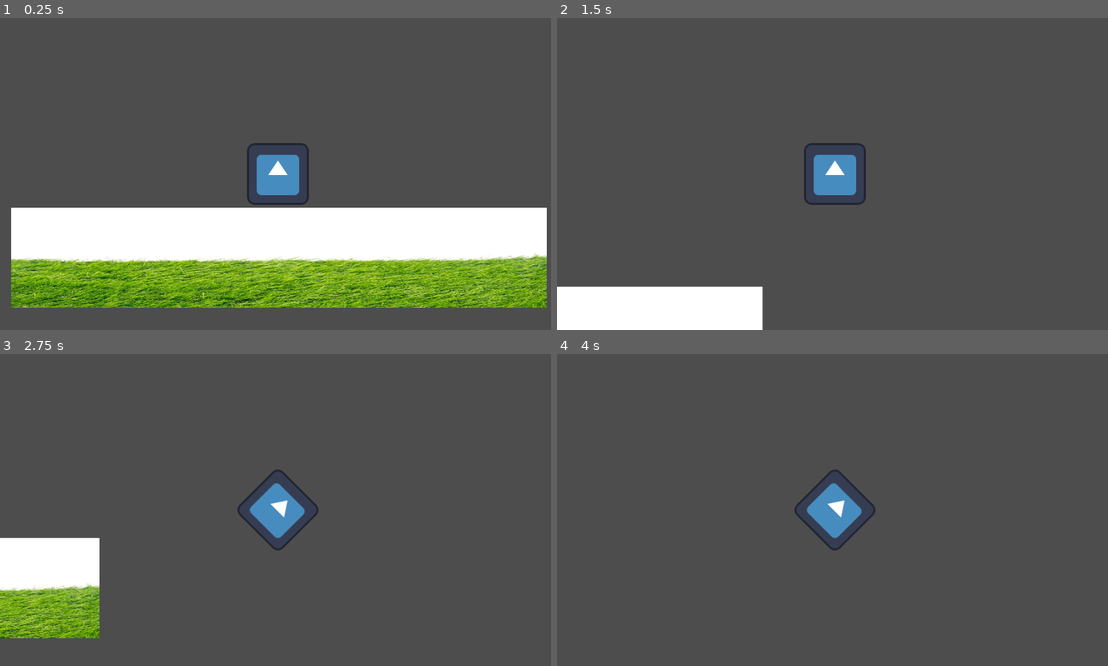
Above: before the commit, frames 1-4 (two rows, left to right).
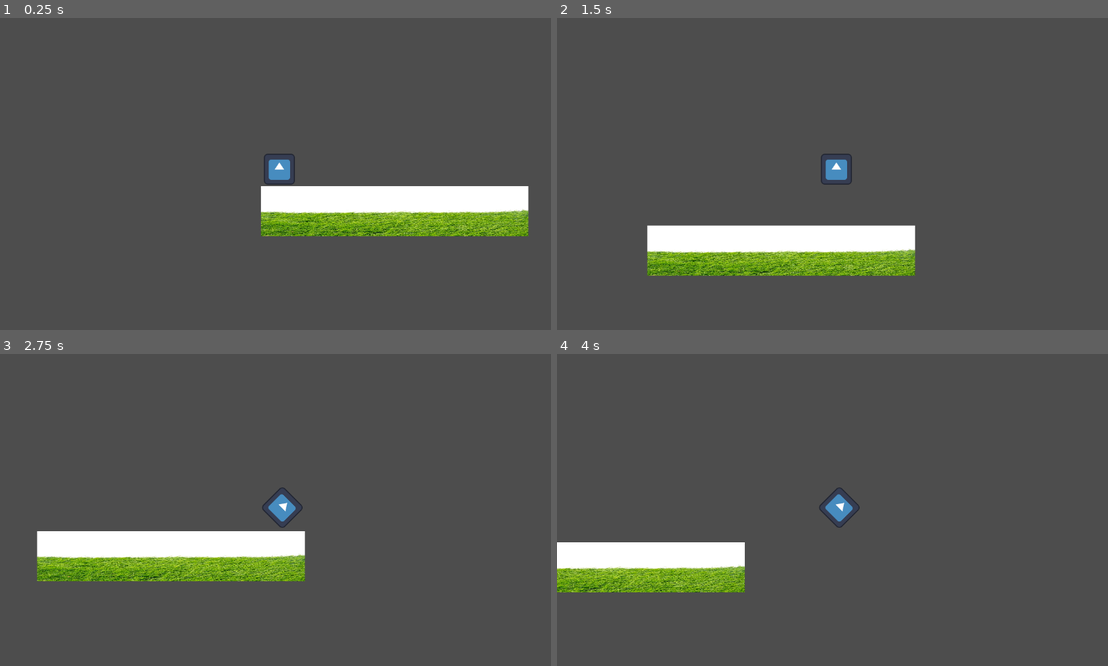
Above: after the commit, the same moments.

Repository: Lolo399-beep/FASTER-35
Game: Godot game, scene res://nivel1.tscn
Same seed, same stepped clock (60 frames per second), same inputs: the game is played once before the commit and once after it. The engine's default icon, where the game draws it, is replaced by a stand-in: a white triangle on a blue panel in a dark square.
Inputs:
- Up to frame 1 (0.25 s): no input
- Up to frame 2 (1.5 s): tap Enter (ui_accept) at 0.5, 0.77 s; hold Shift 0.53-1.28 s; hold Right (ui_right) from 0.53 s (still down); tap Shift at 1.35 s
- Up to frame 3 (2.75 s): tap Enter (ui_accept) at 1.52 s; release Right (ui_right) at 2.03 s; hold Down (ui_down) from 2.03 s (still down); hold Shift from 2.03 s (still down)
- Up to frame 4 (4 s): release Down (ui_down) at 2.78 s; release Shift at 2.78 s; hold Right (ui_right) from 2.78 s (still down); tap Shift at 2.85 s; tap Enter (ui_accept) at 3.02, 3.77 s; hold Shift from 3.53 s (still down)

The runs differ from the first frame. In frame 1, 35% of the frame differs, in the area x 2-100%, y 40-93%; in frame 2, 14%; in frame 3, 12%; in frame 4, 6.6%.

Commit message:
Add files via upload

Diff:
--- a/nivel1.tscn
+++ b/nivel1.tscn
@@ -13,33 +13,38 @@
 [sub_resource type="RectangleShape2D" id="RectangleShape2D_enwyc"]
 size = Vector2(128, 131)
 
-[node name="Node" type="Node"]
+[node name="Node" type="Node" unique_id=23987474]
 
-[node name="Node2D" type="Node2D" parent="."]
+[node name="Node2D" type="Node2D" parent="." unique_id=1413338926]
+position = Vector2(0, -2)
 
-[node name="Cesped" type="Sprite2D" parent="Node2D"]
+[node name="Cesped" type="Sprite2D" parent="Node2D" unique_id=779238059]
 position = Vector2(2, 181)
 scale = Vector2(1.05667, 0.297143)
 texture = ExtResource("1_a8tsm")
 
-[node name="StaticBody2D" type="StaticBody2D" parent="Node2D/Cesped"]
+[node name="StaticBody2D" type="StaticBody2D" parent="Node2D/Cesped" unique_id=583228446]
 
-[node name="CollisionShape2D" type="CollisionShape2D" parent="Node2D/Cesped/StaticBody2D"]
+[node name="CollisionShape2D" type="CollisionShape2D" parent="Node2D/Cesped/StaticBody2D" unique_id=483152218]
 position = Vector2(1.41956, -11.7787)
 shape = SubResource("RectangleShape2D_enjkc")
 
-[node name="TileMapLayer" type="TileMapLayer" parent="Node2D"]
+[node name="TileMapLayer" type="TileMapLayer" parent="Node2D" unique_id=42209374]
 enabled = false
 tile_set = SubResource("TileSet_rkjxh")
 
-[node name="Jugador" type="CharacterBody2D" parent="Node2D"]
+[node name="Jugador" type="CharacterBody2D" parent="Node2D" unique_id=1441476885]
+position = Vector2(-481, 32)
 script = ExtResource("2_6cksv")
 
-[node name="Sprite2D" type="Sprite2D" parent="Node2D/Jugador"]
+[node name="Sprite2D" type="Sprite2D" parent="Node2D/Jugador" unique_id=1923985234]
+position = Vector2(5, -20)
 texture = ExtResource("3_tdrki")
 
-[node name="CollisionShape2D" type="CollisionShape2D" parent="Node2D/Jugador"]
-position = Vector2(0, -1.5)
+[node name="CollisionShape2D" type="CollisionShape2D" parent="Node2D/Jugador" unique_id=2141775777]
+position = Vector2(5, -21)
 shape = SubResource("RectangleShape2D_enwyc")
 
-[node name="Camera2D" type="Camera2D" parent="Node2D/Jugador"]
+[node name="Camera2D" type="Camera2D" parent="Node2D/Jugador" unique_id=1950167124]
+position = Vector2(-1, 0)
+zoom = Vector2(0.5, 0.5)
Not shown: 1 places in nivel1.tscn that only renumber resources
